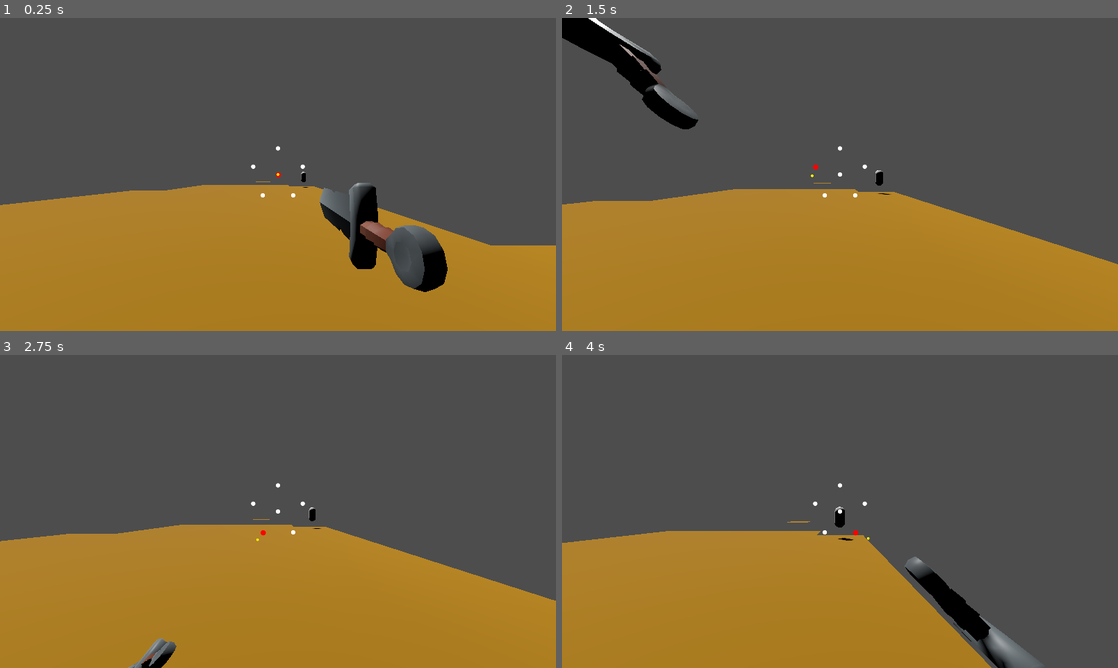
Above: before the commit, frames 1-4 (two rows, left to right).
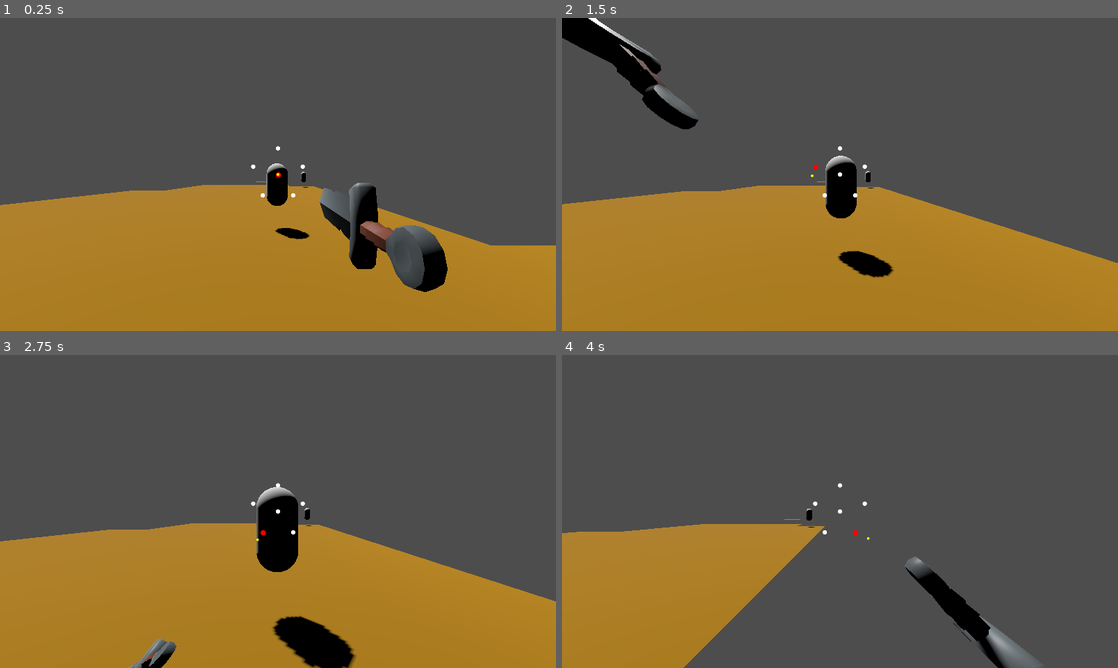
Above: after the commit, the same moments.

Repository: MendelDdS/pdc-godot
Game: Godot game, scene res://scenes/main.tscn
Same seed, same stepped clock (60 frames per second), same inputs: the game is played once before the commit and once after it.
Inputs (mouse positions are in pixels of both pictures, inside the frame that each line leads up to):
- Up to frame 1 (0.25 s): no input
- Up to frame 2 (1.5 s): tap Enter at 0.5 s; move the mouse to (867, 174) at 0.52 s; hold D (Right strafe) 0.53-1.28 s; hold Up (Foward) 0.53-1.28 s; move the mouse to (812, 174) at 1.27 s; hold Down (Back) from 1.28 s (still down); tap Up (Foward) at 1.35 s
- Up to frame 3 (2.75 s): move the mouse to (289, 505) at 2.02 s; release Down (Back) at 2.03 s; hold D (Right strafe) from 2.03 s (still down); hold Up (Foward) from 2.03 s (still down); click (289, 505) at 2.1 s
- Up to frame 4 (4 s): move the mouse to (834, 517) at 2.77 s; release Up (Foward) at 2.78 s; right-click (834, 517) at 2.85 s; tap Up (Foward) at 3.05 s; move the mouse to (878, 514) at 3.52 s; release D (Right strafe) at 3.53 s; hold A (Left strafe) from 3.53 s (still down); hold Up (Foward) from 3.53 s (still down)

The runs differ from the first frame. In frame 1, 0.6% of the frame differs, in the area x 47-56%, y 46-71%; in frame 2, 2.2%; in frame 3, 3.7%; in frame 4, 15%, in the area x 0-80%, y 48-100%.

Commit message:
fix(#0000): implement enemy attack feedback

Diff:
--- a/scenes/actors/enemies/enemy.gd
+++ b/scenes/actors/enemies/enemy.gd
@@ -20,6 +20,7 @@
 var attack_target_cell: Vector2i
 
 func _ready() -> void:
+	add_to_group("enemies")
 	health_component.entity_died.connect(_enemy_died)
 	health_component.damage_taken.connect(_on_damage_taken)
 	player = _find_player()
@@ -91,6 +92,14 @@
 	if player != null and is_instance_valid(player):
 		_look_at_flat(player.global_position)
 
+	_play_damage_feedback()
+
+func on_hit_by_player(attacker: Player) -> void:
+	player = attacker
+	_look_at_flat(player.global_position)
+	_play_damage_feedback()
+
+func _play_damage_feedback() -> void:
 	body_material.albedo_color = Color(1.0, 0.1, 0.1, 1.0)
 
 	var tween := create_tween()
@@ -98,14 +107,18 @@
 
 func _world_to_cell(world_pos: Vector3) -> Vector2i:
 	return Vector2i(
-		roundi(world_pos.x / Constants.TILE_SIZE),
-		roundi(world_pos.z / Constants.TILE_SIZE)
+		floori(world_pos.x / Constants.TILE_SIZE),
+		floori(world_pos.z / Constants.TILE_SIZE)
 	)
+
+func get_current_cell() -> Vector2i:
+	return _world_to_cell(global_position)
 
 func _look_at_flat(target_pos: Vector3) -> void:
 	var look_target := Vector3(target_pos.x, global_position.y, target_pos.z)
 	if global_position.distance_squared_to(look_target) > 0.01:
 		look_at(look_target, Vector3.UP)
+		cooldown_timer = attack_cooldown
 
 func _find_player() -> Player:
 	return _find_player_in(get_tree().current_scene)
--- a/scenes/actors/enemies/enemy.tscn
+++ b/scenes/actors/enemies/enemy.tscn
@@ -7,6 +7,12 @@
 
 [sub_resource type="CapsuleShape3D" id="CapsuleShape3D_tiqlc"]
 height = 2.755
+
+[sub_resource type="PrismMesh" id="PrismMesh_tiqlc"]
+size = Vector3(0.2, 0.2, 0.2)
+
+[sub_resource type="StandardMaterial3D" id="StandardMaterial3D_6sec6"]
+albedo_color = Color(1, 0, 0, 1)
 
 [node name="Enemy" type="CharacterBody3D" unique_id=996212000]
 collision_layer = 2
@@ -21,3 +27,13 @@
 [node name="CollisionShape3D" type="CollisionShape3D" parent="." unique_id=1120864563]
 transform = Transform3D(1, 0, 0, 0, 1, 0, 0, 0, 1, 0, 1.5, 0)
 shape = SubResource("CapsuleShape3D_tiqlc")
+
+[node name="RightEye" type="MeshInstance3D" parent="." unique_id=661045755]
+transform = Transform3D(0.70710677, -0.70710677, 0, 0.70710677, 0.70710677, 0, 0, 0, 1, -0.18413484, 1.3892667, -0.59307414)
+mesh = SubResource("PrismMesh_tiqlc")
+surface_material_override/0 = SubResource("StandardMaterial3D_6sec6")
+
+[node name="LeftEye" type="MeshInstance3D" parent="." unique_id=1364996255]
+transform = Transform3D(0.70710677, 0.70710677, 0, -0.70710677, 0.70710677, 0, 0, 0, 1, 0.163, 1.389, -0.598)
+mesh = SubResource("PrismMesh_tiqlc")
+surface_material_override/0 = SubResource("StandardMaterial3D_6sec6")
--- a/scenes/actors/player/player.gd
+++ b/scenes/actors/player/player.gd
@@ -104,15 +104,23 @@
 func play_block_impact_feedback() -> void:
 	var original_pos := weapon_pivot.position
 	var original_quat := weapon_pivot.quaternion
-	var impact_pos := original_pos + Vector3(0.0, 0.04, 0.18)
-	var impact_quat := original_quat * _local_quat(Vector3(-8.0, 0.0, 5.0))
-
-	var tween := create_tween().set_parallel(true)
+	var recoil_pos := original_pos + Vector3(0.04, 0.05, 0.24)
+	var recoil_quat := original_quat * _local_quat(Vector3(-12.0, 4.0, 9.0))
+	var rattle_pos_a := original_pos + Vector3(-0.03, 0.03, 0.14)
+	var rattle_quat_a := original_quat * _local_quat(Vector3(-6.0, -3.0, -7.0))
+	var rattle_pos_b := original_pos + Vector3(0.02, 0.01, 0.10)
+	var rattle_quat_b := original_quat * _local_quat(Vector3(4.0, 2.0, 5.0))
+
+	var tween := create_tween()
 	tween.set_trans(Tween.TRANS_QUAD).set_ease(Tween.EASE_OUT)
-	tween.tween_property(weapon_pivot, "position", impact_pos, 0.08)
-	tween.tween_property(weapon_pivot, "quaternion", impact_quat, 0.08)
-	tween.chain().tween_property(weapon_pivot, "position", original_pos, 0.14)
-	tween.tween_property(weapon_pivot, "quaternion", original_quat, 0.14)
+	tween.tween_property(weapon_pivot, "position", recoil_pos, 0.055)
+	tween.parallel().tween_property(weapon_pivot, "quaternion", recoil_quat, 0.055)
+	tween.tween_property(weapon_pivot, "position", rattle_pos_a, 0.045)
+	tween.parallel().tween_property(weapon_pivot, "quaternion", rattle_quat_a, 0.045)
+	tween.tween_property(weapon_pivot, "position", rattle_pos_b, 0.04)
+	tween.parallel().tween_property(weapon_pivot, "quaternion", rattle_quat_b, 0.04)
+	tween.tween_property(weapon_pivot, "position", original_pos, 0.13).set_trans(Tween.TRANS_SINE).set_ease(Tween.EASE_OUT)
+	tween.parallel().tween_property(weapon_pivot, "quaternion", original_quat, 0.13).set_trans(Tween.TRANS_SINE).set_ease(Tween.EASE_OUT)
 
 func _update_attack_recovery(delta: float) -> void:
 	if not attack_recovering:
@@ -348,6 +356,9 @@
 
 		if health:
 			print("Dealing damage to ", target.name)
+			var hit_owner = health.get_parent()
+			if hit_owner and hit_owner.has_method("on_hit_by_player"):
+				hit_owner.on_hit_by_player(self)
 			health.take_damage(20)
 
 func instantiate_weapon(weapon_scene: PackedScene) -> void:
@@ -412,12 +423,13 @@
 		turn(-90)
 
 func move_in_direction(direction: Vector3, ray: RayCast3D, is_strafe: bool = false, strafe_dir: int = 0) -> void:
-	if ray.is_colliding():
+	var target_pos = global_position + direction.normalized() * Constants.TILE_SIZE
+
+	if ray.is_colliding() || _has_enemy_on_tile(target_pos):
 		play_wall_bump_animation(direction)
 		return
 
 	is_moving = true
-	var target_pos = global_position + direction.normalized() * Constants.TILE_SIZE
 
 	var tween = create_tween().set_parallel(true)
 	tween.set_trans(Tween.TRANS_SINE).set_ease(Tween.EASE_IN_OUT)
@@ -430,6 +442,20 @@
 		tween.chain().tween_property(camera, "rotation:z", 0.0, MOVE_DURATION * 0.5)
 
 	tween.chain().tween_callback(func(): is_moving = false)
+
+func _has_enemy_on_tile(target_pos: Vector3) -> bool:
+	var target_cell := _world_to_cell(target_pos)
+	for enemy in get_tree().get_nodes_in_group("enemies"):
+		if enemy.has_method("get_current_cell") and enemy.get_current_cell() == target_cell:
+			return true
+
+	return false
+
+func _world_to_cell(world_pos: Vector3) -> Vector2i:
+	return Vector2i(
+		floori(world_pos.x / Constants.TILE_SIZE),
+		floori(world_pos.z / Constants.TILE_SIZE)
+	)
 
 func turn(angle_degrees: float) -> void:
 	is_rotating = true
@@ -485,3 +511,13 @@
 
 func _on_take_damage() -> void:
 	print("Dano recebido! HP: ", health_component.current_health)
+	_play_damage_camera_shake()
+
+func _play_damage_camera_shake() -> void:
+	var original_rot := camera.rotation_degrees
+	var tween := create_tween()
+	tween.set_trans(Tween.TRANS_QUAD).set_ease(Tween.EASE_OUT)
+	tween.tween_property(camera, "rotation_degrees", original_rot + Vector3(-2.0, 1.4, -1.2), 0.035)
+	tween.tween_property(camera, "rotation_degrees", original_rot + Vector3(1.5, -1.0, 1.0), 0.04)
+	tween.tween_property(camera, "rotation_degrees", original_rot + Vector3(-0.8, 0.5, -0.5), 0.035)
+	tween.tween_property(camera, "rotation_degrees", original_rot, 0.09).set_trans(Tween.TRANS_SINE).set_ease(Tween.EASE_OUT)
--- a/scenes/levels/dungeon_entrance.tscn
+++ b/scenes/levels/dungeon_entrance.tscn
@@ -25,4 +25,4 @@
 transform = Transform3D(1, 0, 0, 0, 1, 0, 0, 0, 1, 17.5, 2, 17.5)
 
 [node name="Enemy2" parent="." unique_id=1994838575 instance=ExtResource("3_enemy")]
-transform = Transform3D(1, 0, 0, 0, 1, 0, 0, 0, 1, 22.5, 2, 52.5)
+transform = Transform3D(1, 0, 0, 0, 1, 0, 0, 0, 1, 12.5, 2, 47.5)
